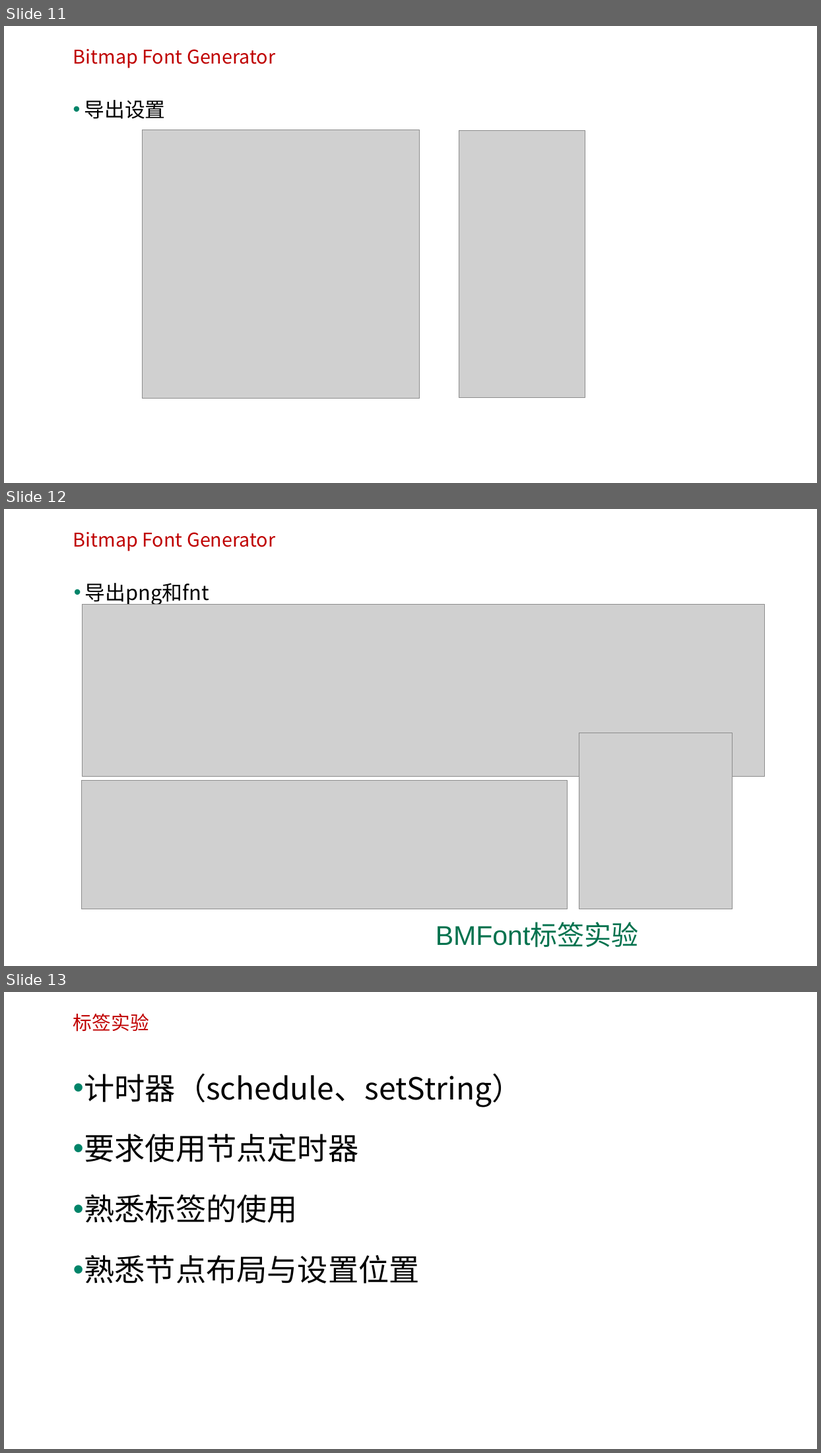
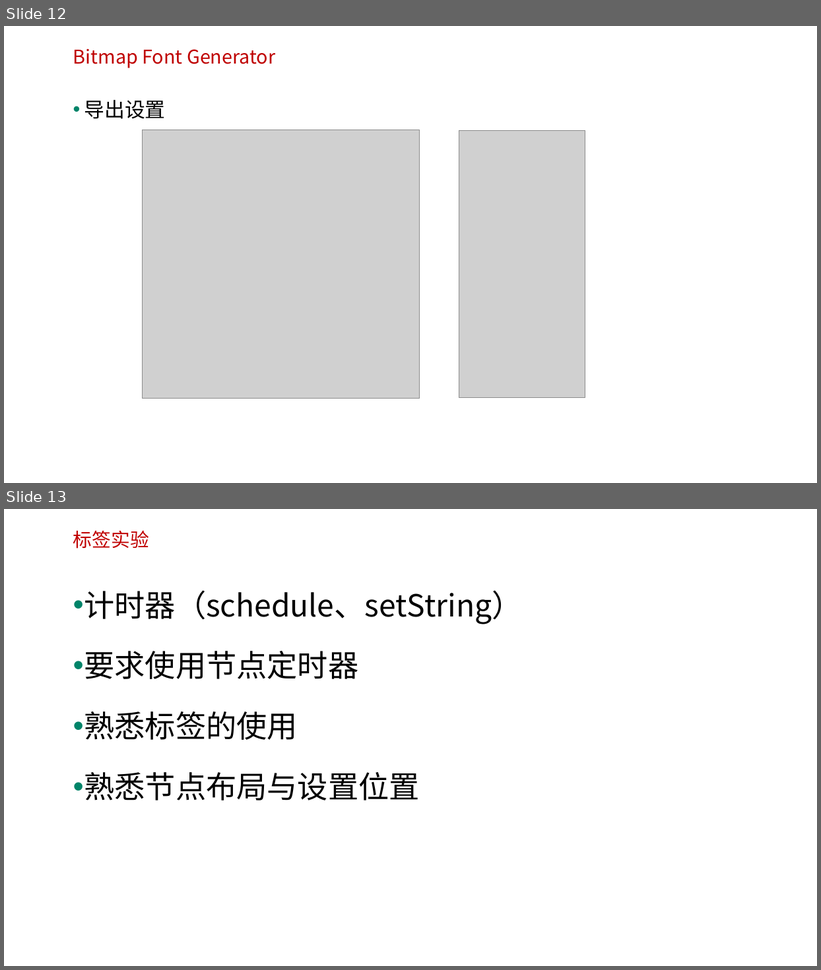
Before and after one commit to edu2act/course-H5-Animation-and-Game-Development, a slide deck: 课程PPT/（07）标签与菜单.ppt. Shown one above the other, each under a label of ours: slides 11, 12 and 13 before the commit, slides 12 and 13 after it. The pictures are 821x1453 and 821x970 pixels, drawn with LibreOffice and Linux fonts; fonts in the diff are those of the drawing; grey boxes stand for pictures; background and template pictures are left out. Boxes give left, top, right and bottom in pixels: in the first picture for what was removed or moved away, otherwise in the second. Text is boxed around its words. In the diff, an @@ line names an element or a change of style, - is before the commit and + after.

```diff
--- a/课程PPT/（07）标签与菜单.ppt
+++ b/课程PPT/（07）标签与菜单.ppt
@@ slide 12 removed at [4,509,817,966], background picture (left out) @@
@@ text removed at [73,532,275,551] @@
-Bitmap Font Generator
@@ text removed at [85,583,209,606] @@
-• 导出png和fnt
@@ picture removed at [82,605,764,776] @@
@@ picture removed at [580,733,732,909] @@
@@ picture removed at [81,781,567,910] @@
@@ text removed at [436,923,639,948] @@
-BMFont标签实验
@@ what was slide 11 is now slide 12 @@
```
Also in this commit, not shown: 1 slide changed, 1 slide added, 1 other file.
